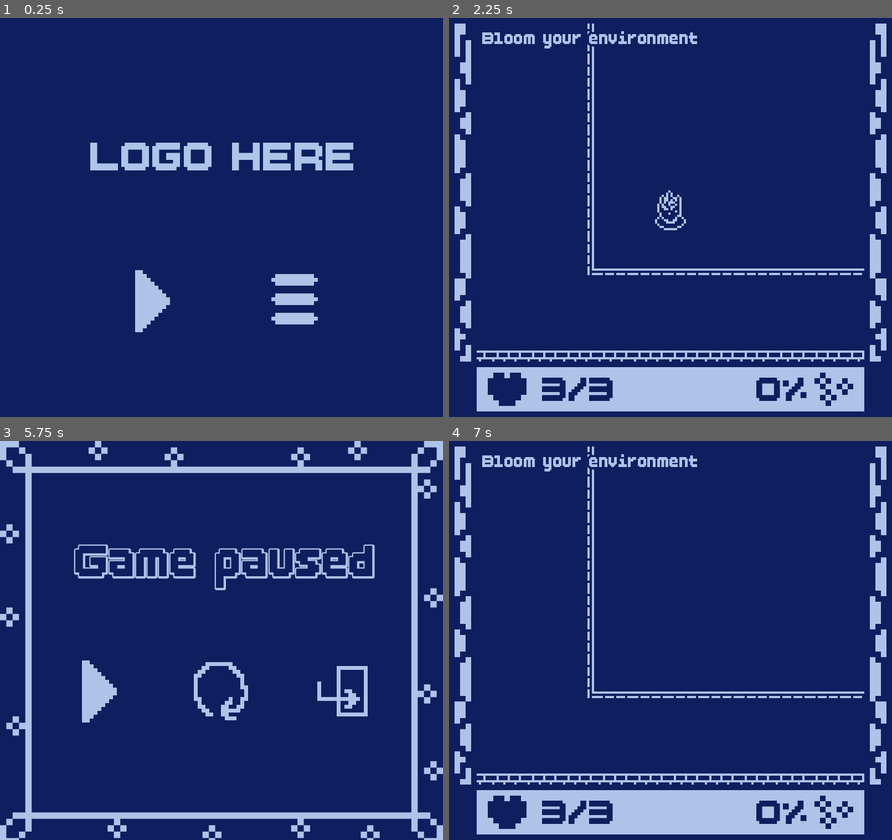
Above: before the commit, frames 1-4 (two rows, left to right).
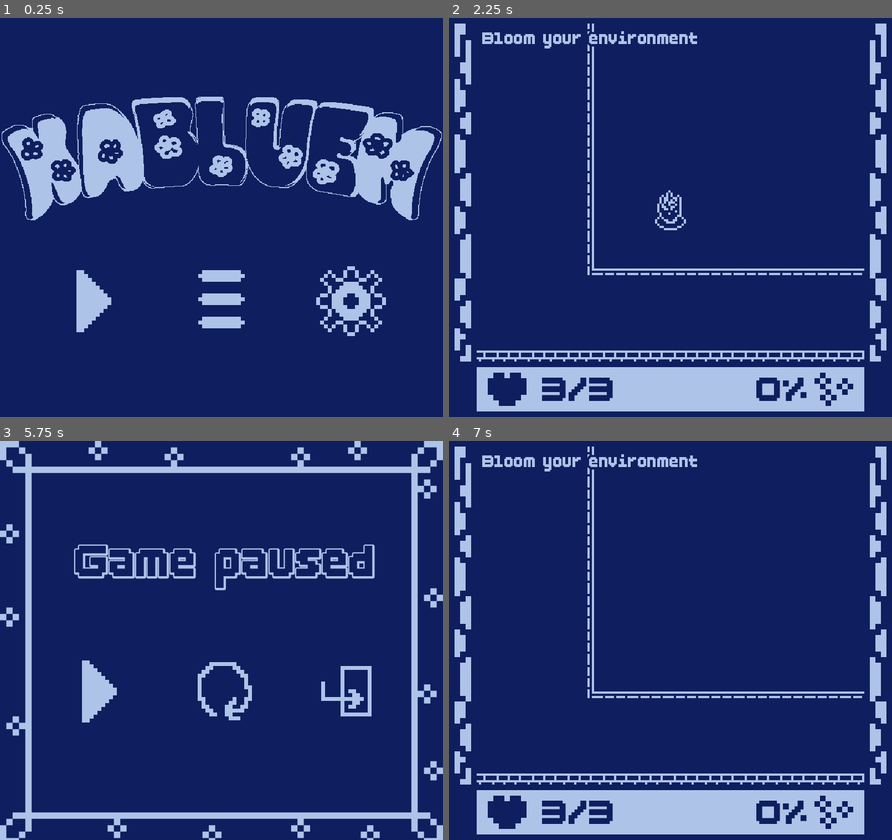
Above: after the commit, the same moments.

Repository: Shibe53/kabluem
Game: Godot game, scene res://UI/main_menu.tscn
The game is run twice, just before and just after one commit, with the same random seed, the same clock (stepped at 60 frames per second) and the same inputs.
Inputs (mouse positions are in pixels of both pictures, inside the frame that each line leads up to; where the layout moved, square brackets give the same spot in the first picture):
- Up to frame 1 (0.25 s): no input
- Up to frame 2 (2.25 s): click (542, 301) [599, 301] at 0.5 s; tap Enter at 1.25 s; move the mouse to (767, 197) at 1.27 s; hold Right (ui_right) 1.28-2.03 s; right-click (767, 197) at 1.35 s; click (767, 197) at 1.42 s; tap Space at 2 s; move the mouse to (581, 237) at 2.02 s; hold Down (ui_down) from 2.03 s (still down); click (581, 237) at 2.1 s
- Up to frame 3 (5.75 s): move the mouse to (265, 552) at 2.77 s; release Down (ui_down) at 2.78 s; hold Right (ui_right) 2.78-3.53 s; right-click (265, 552) at 2.85 s; move the mouse to (199, 720) at 3.52 s; hold Up (ui_up) 3.53-4.28 s; click (199, 720) at 3.6 s; move the mouse to (354, 700) at 4.27 s; hold Left (ui_left) from 4.28 s (still down); right-click (354, 700) at 4.35 s; tap Escape (pause) at 4.9 s; move the mouse to (88, 580) at 5.02 s; click (88, 580) at 5.1 s
- Up to frame 4 (7 s): release Left (ui_left) at 5.75 s; click (674, 692) [670, 692] at 5.75 s; tap Enter at 6.5 s; move the mouse to (692, 640) at 6.52 s; hold Down (ui_down) from 6.53 s (still down); right-click (692, 640) at 6.6 s; click (692, 640) at 6.67 s

The runs differ from the first frame. In frame 1, 14% of the frame differs, in the area x 0-100%, y 19-80%; in frame 2, nothing differs; in frame 3, 1.1%; in frame 4, nothing differs.

Commit message:
Some UI changes on main menu

Diff:
--- a/UI/main_menu.tscn
+++ b/UI/main_menu.tscn
@@ -1,16 +1,13 @@
-[gd_scene load_steps=8 format=3 uid="uid://bcb1jvpsfabrb"]
+[gd_scene load_steps=9 format=3 uid="uid://bcb1jvpsfabrb"]
 
 [ext_resource type="Script" uid="uid://c256cy736peh7" path="res://UI/menu.gd" id="1_d8nwk"]
-[ext_resource type="FontFile" uid="uid://dqupvv52igwt5" path="res://Assets/Fonts/BoldPixels1.4.ttf" id="2_d8nwk"]
+[ext_resource type="Texture2D" uid="uid://d0p4u4n5iy6io" path="res://Assets/Sprites/Title.png" id="2_8ctay"]
 [ext_resource type="Texture2D" uid="uid://cjeh7norysrcu" path="res://Assets/Sprites/play_button.png" id="3_4cwpn"]
 [ext_resource type="Texture2D" uid="uid://dl6y2oe4w3sj" path="res://Assets/Sprites/play_button_pressed.png" id="4_4cwpn"]
 [ext_resource type="Texture2D" uid="uid://bs3awcs3kh5am" path="res://Assets/Sprites/level_select_button.png" id="5_8ctay"]
 [ext_resource type="Texture2D" uid="uid://bggptigli4ym1" path="res://Assets/Sprites/level_select_button_pressed.png" id="6_ev3b6"]
-
-[sub_resource type="LabelSettings" id="LabelSettings_f40uw"]
-font = ExtResource("2_d8nwk")
-font_size = 100
-font_color = Color(0.678431, 0.772549, 0.909804, 1)
+[ext_resource type="Texture2D" uid="uid://crndrpq6bao2t" path="res://Assets/Sprites/settings_icon.png" id="7_k0a0m"]
+[ext_resource type="Texture2D" uid="uid://cwnm586xatcx3" path="res://Assets/Sprites/settings_icon_pressed.png" id="8_2mudq"]
 
 [node name="MainMenu" type="Control"]
 layout_mode = 3
@@ -30,25 +27,32 @@
 grow_vertical = 2
 color = Color(0.054902, 0.117647, 0.368627, 1)
 
-[node name="Label" type="Label" parent="."]
-layout_mode = 0
-offset_left = 163.0
-offset_top = 206.0
-offset_right = 644.0
-offset_bottom = 294.0
-text = "LOGO HERE"
-label_settings = SubResource("LabelSettings_f40uw")
+[node name="CenterContainer2" type="CenterContainer" parent="."]
+layout_mode = 1
+anchors_preset = 13
+anchor_left = 0.5
+anchor_right = 0.5
+anchor_bottom = 1.0
+offset_left = -400.0
+offset_right = 400.0
+offset_bottom = -120.0
+grow_horizontal = 2
+grow_vertical = 2
+
+[node name="TextureRect" type="TextureRect" parent="CenterContainer2"]
+layout_mode = 2
+texture = ExtResource("2_8ctay")
 
 [node name="CenterContainer" type="CenterContainer" parent="."]
 layout_mode = 0
-offset_left = 7.0
+offset_left = 16.0
 offset_top = 372.0
-offset_right = 798.0
+offset_right = 784.0
 offset_bottom = 651.0
 
 [node name="HBoxContainer" type="HBoxContainer" parent="CenterContainer"]
 layout_mode = 2
-theme_override_constants/separation = 120
+theme_override_constants/separation = 80
 
 [node name="TextureButton" type="TextureButton" parent="CenterContainer/HBoxContainer"]
 layout_mode = 2
@@ -62,5 +66,11 @@
 texture_pressed = ExtResource("6_ev3b6")
 texture_hover = ExtResource("6_ev3b6")
 
+[node name="TextureButton3" type="TextureButton" parent="CenterContainer/HBoxContainer"]
+layout_mode = 2
+texture_normal = ExtResource("7_k0a0m")
+texture_pressed = ExtResource("8_2mudq")
+texture_hover = ExtResource("8_2mudq")
+
 [connection signal="pressed" from="CenterContainer/HBoxContainer/TextureButton" to="." method="_on_texture_button_pressed"]
 [connection signal="pressed" from="CenterContainer/HBoxContainer/TextureButton2" to="." method="_on_texture_button_2_pressed"]
--- /dev/null
+++ b/UI/settings_menu.gd
@@ -0,0 +1,14 @@
+extends Control
+
+func _ready():
+	pass
+
+func _process(_delta):
+	if Input.is_action_just_pressed("pause"):
+		go_back()
+
+func _on_back_button_pressed() -> void:
+	go_back()
+
+func go_back():
+	get_tree().change_scene_to_file("res://UI/main_menu.tscn")
--- /dev/null
+++ b/UI/settings_menu.tscn
@@ -0,0 +1,57 @@
+[gd_scene load_steps=6 format=3 uid="uid://si3oieu0yhj7"]
+
+[ext_resource type="Script" uid="uid://bwydn1emyiw7o" path="res://UI/settings_menu.gd" id="1_80a2v"]
+[ext_resource type="Texture2D" uid="uid://bflwvpt3igmrv" path="res://Assets/Sprites/exit_button.png" id="2_jqcb0"]
+[ext_resource type="Texture2D" uid="uid://cdy4titghhnlo" path="res://Assets/Sprites/exit_button_pressed.png" id="3_8ngv6"]
+[ext_resource type="FontFile" uid="uid://dqupvv52igwt5" path="res://Assets/Fonts/BoldPixels1.4.ttf" id="4_exjv2"]
+
+[sub_resource type="LabelSettings" id="LabelSettings_dxy0u"]
+font = ExtResource("4_exjv2")
+font_size = 80
+font_color = Color(0.054902, 0.117647, 0.368627, 1)
+shadow_size = 13
+shadow_color = Color(0.678431, 0.764706, 0.909804, 1)
+shadow_offset = Vector2(1, 1.5)
+
+[node name="SettingsScreen" type="Control"]
+layout_mode = 3
+anchors_preset = 15
+anchor_right = 1.0
+anchor_bottom = 1.0
+grow_horizontal = 2
+grow_vertical = 2
+script = ExtResource("1_80a2v")
+
+[node name="ColorRect" type="ColorRect" parent="."]
+layout_mode = 1
+anchors_preset = 15
+anchor_right = 1.0
+anchor_bottom = 1.0
+grow_horizontal = 2
+grow_vertical = 2
+color = Color(0.054902, 0.117647, 0.368627, 1)
+
+[node name="BackButton" type="TextureButton" parent="."]
+layout_mode = 0
+offset_left = 14.0
+offset_top = 12.0
+offset_right = 234.0
+offset_bottom = 219.0
+scale = Vector2(0.4, 0.4)
+texture_normal = ExtResource("2_jqcb0")
+texture_pressed = ExtResource("3_8ngv6")
+texture_hover = ExtResource("3_8ngv6")
+stretch_mode = 0
+flip_h = true
+
+[node name="CenterContainer" type="CenterContainer" parent="."]
+layout_mode = 0
+offset_right = 800.0
+offset_bottom = 208.0
+
+[node name="Label" type="Label" parent="CenterContainer"]
+layout_mode = 2
+text = "Settings"
+label_settings = SubResource("LabelSettings_dxy0u")
+
+[connection signal="pressed" from="BackButton" to="." method="_on_back_button_pressed"]
Binary file changed: Assets/Aseprite/level_select_button.aseprite
Binary file changed: Assets/Aseprite/play_button.aseprite
Binary file added: Assets/Aseprite/settings_icon.aseprite
Binary file changed: Assets/Sprites/Title.png
Binary file changed: Assets/Sprites/level_select_button.png
Binary file changed: Assets/Sprites/level_select_button_pressed.png
Binary file changed: Assets/Sprites/play_button.png
Binary file changed: Assets/Sprites/play_button_pressed.png
Binary file added: Assets/Sprites/settings_icon.png
Not shown, added: Assets/Sprites/settings_icon.png.import
Binary file added: Assets/Sprites/settings_icon_pressed.png
Not shown, added: Assets/Sprites/settings_icon_pressed.png.import
(and 1 more such lines)
